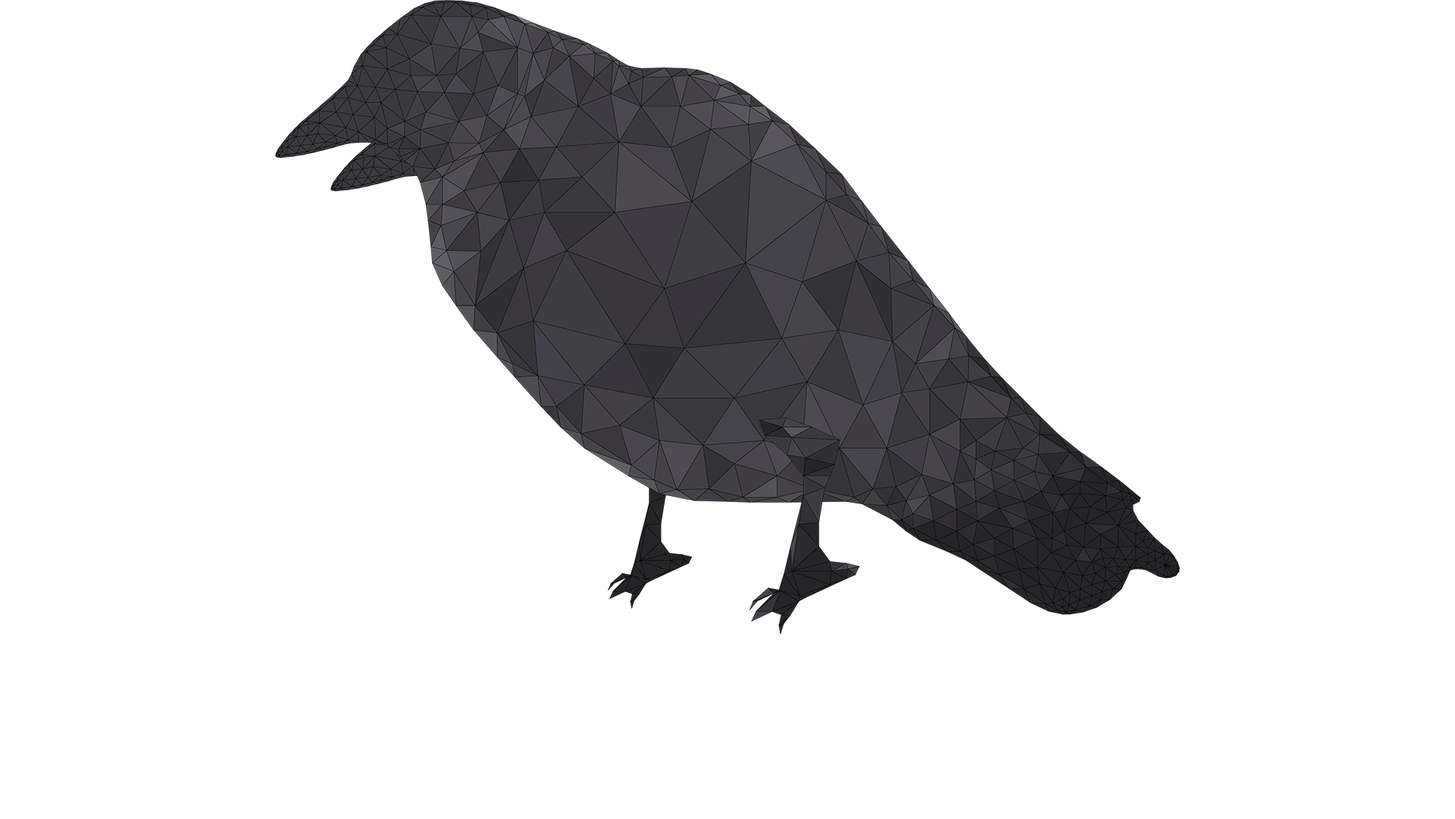
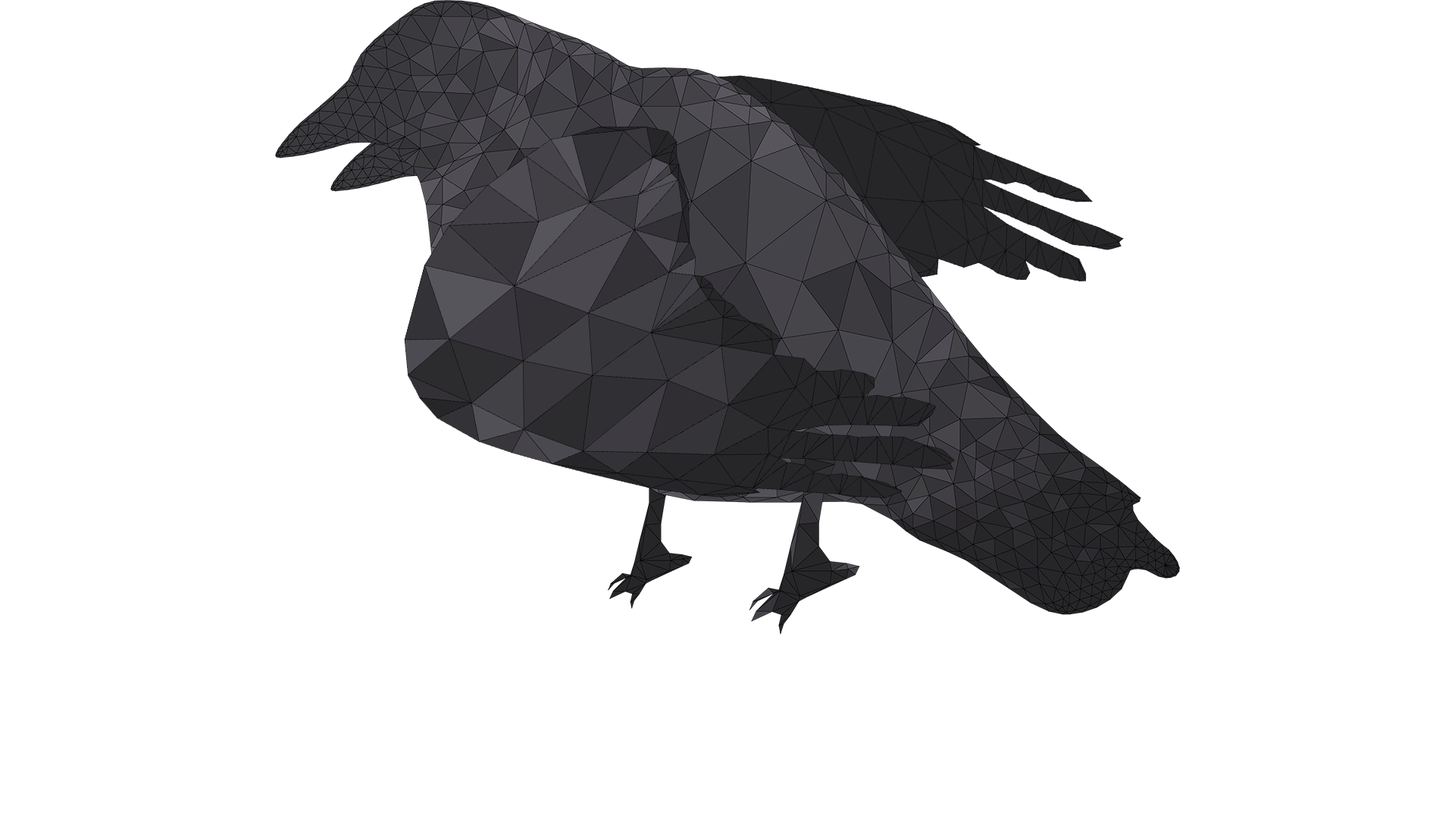
Before/after of a (1455, 819) layered artwork. What changed in the layer stack:
added layer "FrontWing" above "CrowFrontLeg" over 404, 125, 956, 498
added layer "BackWing" over 629, 75, 1125, 394
